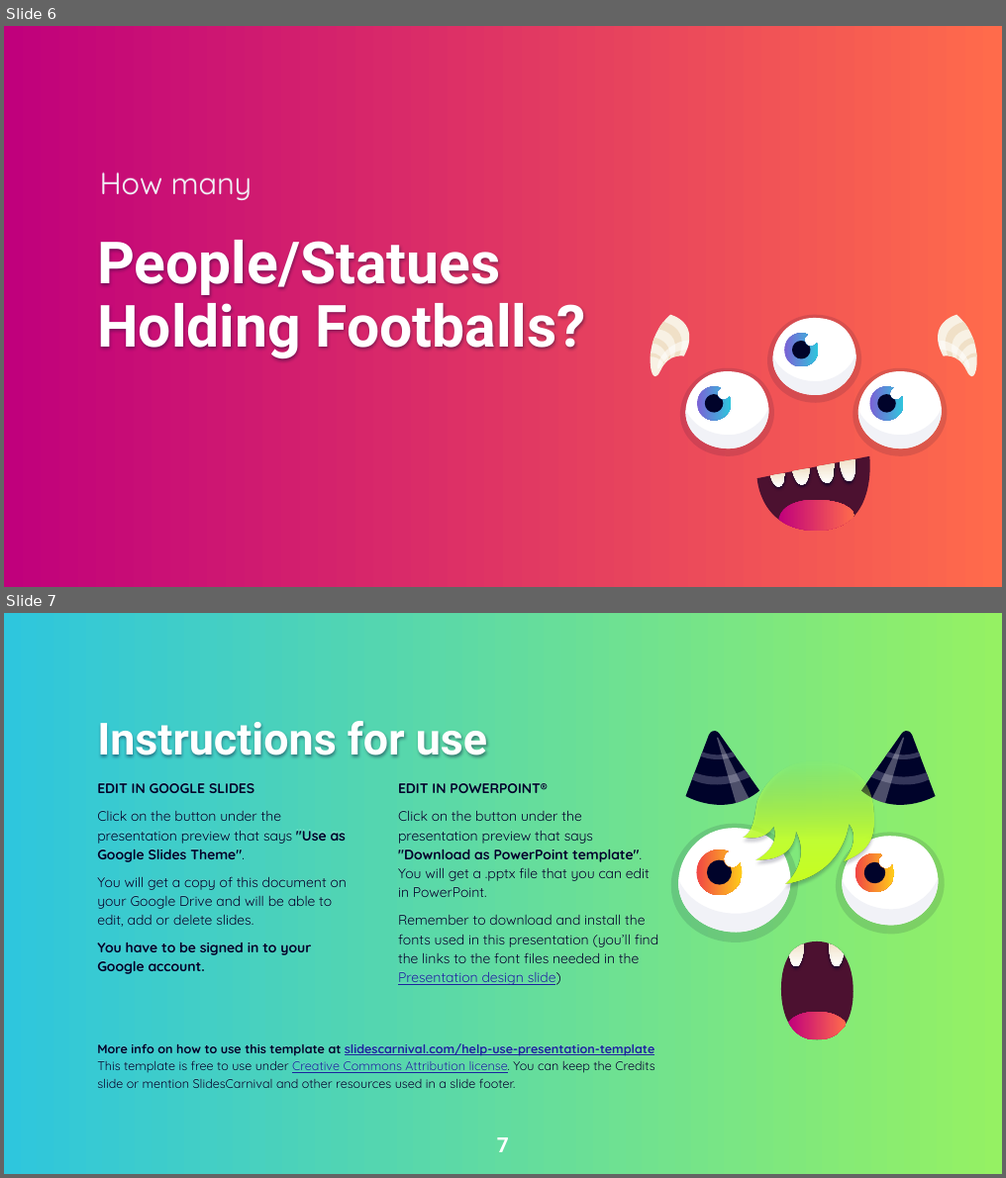
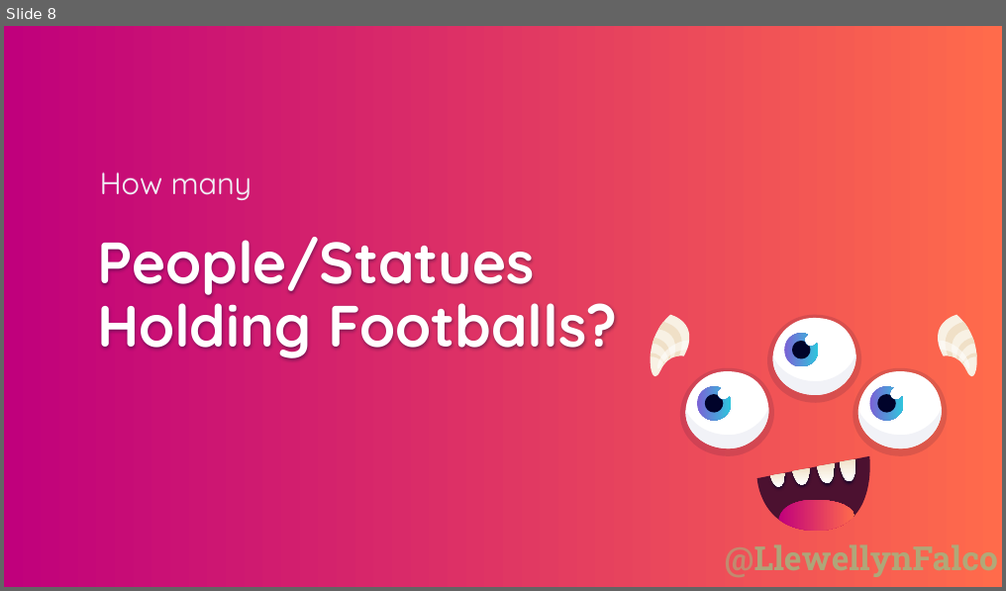
Before and after one commit to LearnWithLlew/ManyOfOne.slides, a slide deck: Patterns-ManyOfOne.pptx. Shown one above the other, each under a label of ours: slides 6 and 7 before the commit, slide 8 after it. The pictures are 1006x1178 and 1006x591 pixels, drawn with LibreOffice and Linux fonts; fonts in the diff are those of the drawing; background and template pictures are left out. Boxes give left, top, right and bottom in pixels: in the first picture for what was removed or moved away, otherwise in the second. Text is boxed around its words. In the diff, an @@ line names an element or a change of style, - is before the commit and + after.

```diff
--- a/Patterns-ManyOfOne.pptx
+++ b/Patterns-ManyOfOne.pptx
@@ slide 7 removed at box(4, 613, 1002, 1174), background picture (left out) @@
@@ title removed at box(97, 721, 487, 758) @@
-Instructions for use
@@ group removed at box(685, 731, 759, 805): 4 freeform shapes @@
@@ group removed at box(861, 731, 935, 805): 4 freeform shapes @@
@@ text removed at box(97, 783, 347, 974) @@
-EDIT IN GOOGLE SLIDES
-Click on the button under the presentation preview that says "Use as Google Slides Theme".
-You will get a copy of this document on your Google Drive and will be able to edit, add or delete slides.
-You have to be signed in to your Google account.
@@ text removed at box(398, 783, 658, 985) @@
-EDIT IN POWERPOINT®
-Click on the button under the presentation preview that says "Download as PowerPoint template". You will get a .pptx file that you can edit in PowerPoint.
-Remember to download and install the fonts used in this presentation (you’ll find the links to the font files needed in the Presentation design slide)
@@ freeform shape removed at box(744, 761, 874, 884) @@
@@ group removed at box(670, 824, 797, 943): 5 freeform shapes @@
@@ group removed at box(836, 833, 944, 935): 5 freeform shapes @@
@@ group removed at box(781, 942, 853, 1040): 4 freeform shapes @@
@@ text removed at box(97, 1044, 655, 1088) @@
-More info on how to use this template at slidescarnival.com/help-use-presentation-template
-This template is free to use under Creative Commons Attribution license. You can keep the Credits slide or mention SlidesCarnival and other resources used in a slide footer.
@@ page number removed at box(497, 1138, 509, 1153) @@
-7
@@ what was slide 6 is now slide 8 @@
@@ slide 8 changed as well @@
@@ title "People/Statues Holding Footballs?" at box(97, 237, 618, 361): font Roboto to Quicksand @@
@@ text added at box(725, 545, 998, 577), 24 pt, text #A0B782 at 81% opacity, bold @@
+@LlewellynFalco
```
Also in this commit, not shown: 30 other slides changed, 22 slides added, 3 other slides removed, 1 other file.
